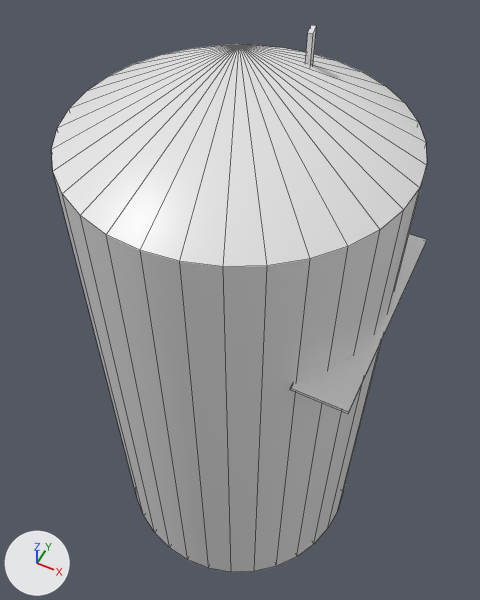
The Blender file assets/blends/level5.blend as it was, and as the next commit left it.
One viewpoint serves both versions: a 50 mm lens placed at (31.2, -62.3, 120.1), pointed at (-1.4, 3.0, 38.5). Every picture has the same lights, and +X, +Y and +Z are marked at lower left. Mesh edges are drawn as thin lines. Objects named as collision shapes, trigger or cutter boxes, shadow casters or lower levels of detail are left out.

Objects in the first picture: 'Cube', 'landingplat-col.001', 'walls-col'.
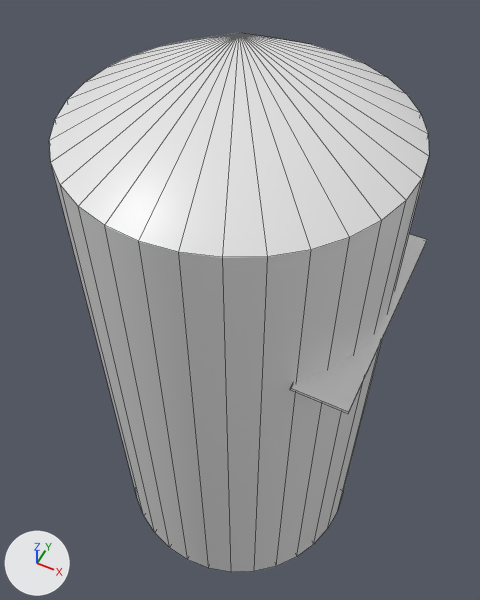
Location of each change, (x1, y1, x2, y2) in pixels of the pictures (480 x 600 px):
'walls-col', reshaped
    before: (52, 44, 427, 572)
    after: (49, 33, 429, 572)
'Cube', deleted
    before: (305, 25, 316, 66)

The change, as a list of edits to the scene's bpy script:
```text
Change me_cylinder_010:
    where me_cylinder_010.from_pydata(...)  # 130 vertices, 160 faces; spans x -22.7..22.7, y -22.7..22.7, z -22.7..73.4
    used by ob_walls_col; location = (0.0, 0.0, 10.9)
    me_cylinder_010 part 1: all 66 vertices in x -22.7..22.7, y -22.7..22.7, z 58.3..73.4 are moved by (0.0, 0.0, 1.3)
Remove ob_cube:
    ob_cube = bpy.data.objects.new('Cube', me_cube_030)
    ob_cube.location = (5.1, 8.7, 73.4)
    ob_cube.rotation_euler = (0.0, 0.0, 0.196)  # degrees (0, 0, 11)
```
